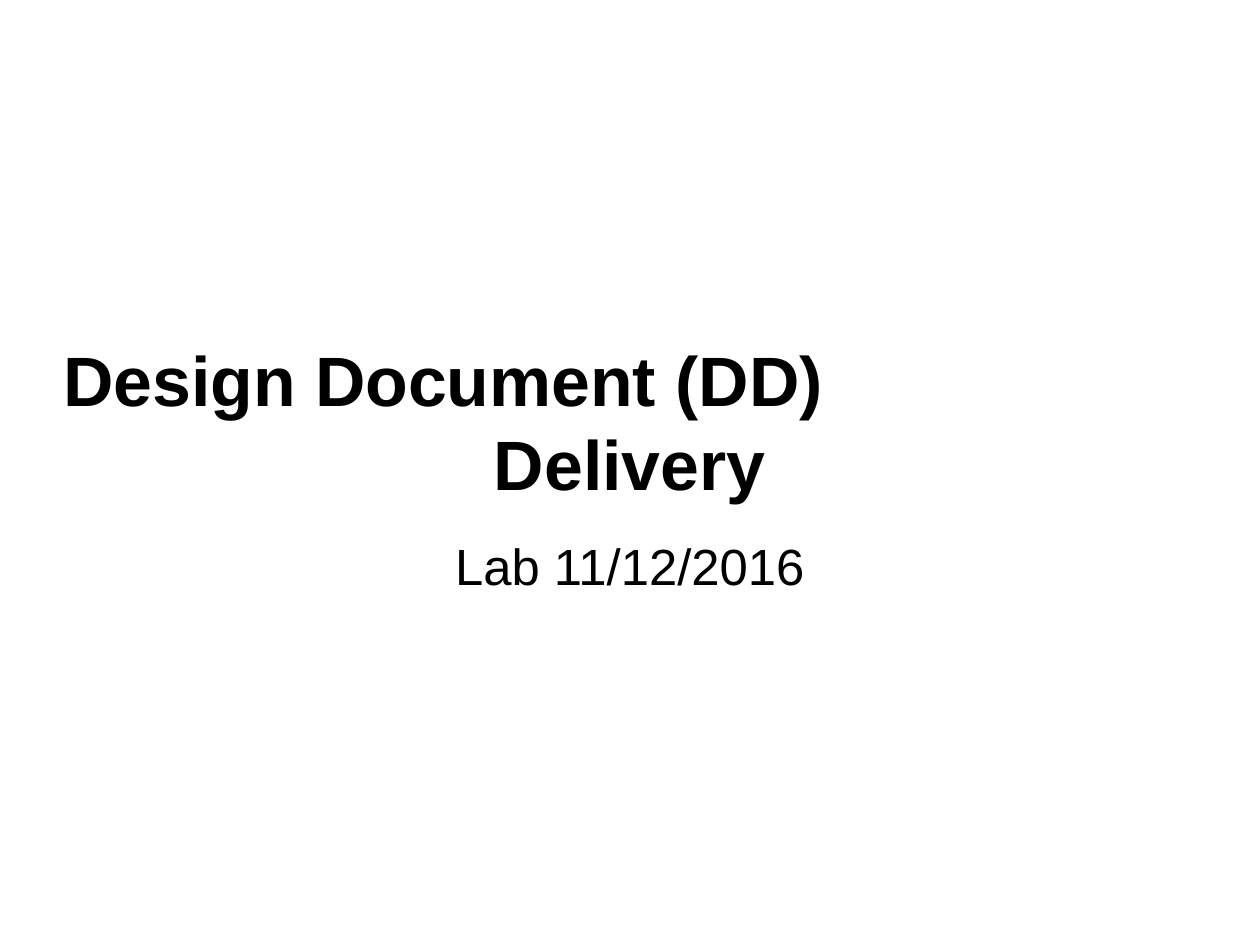
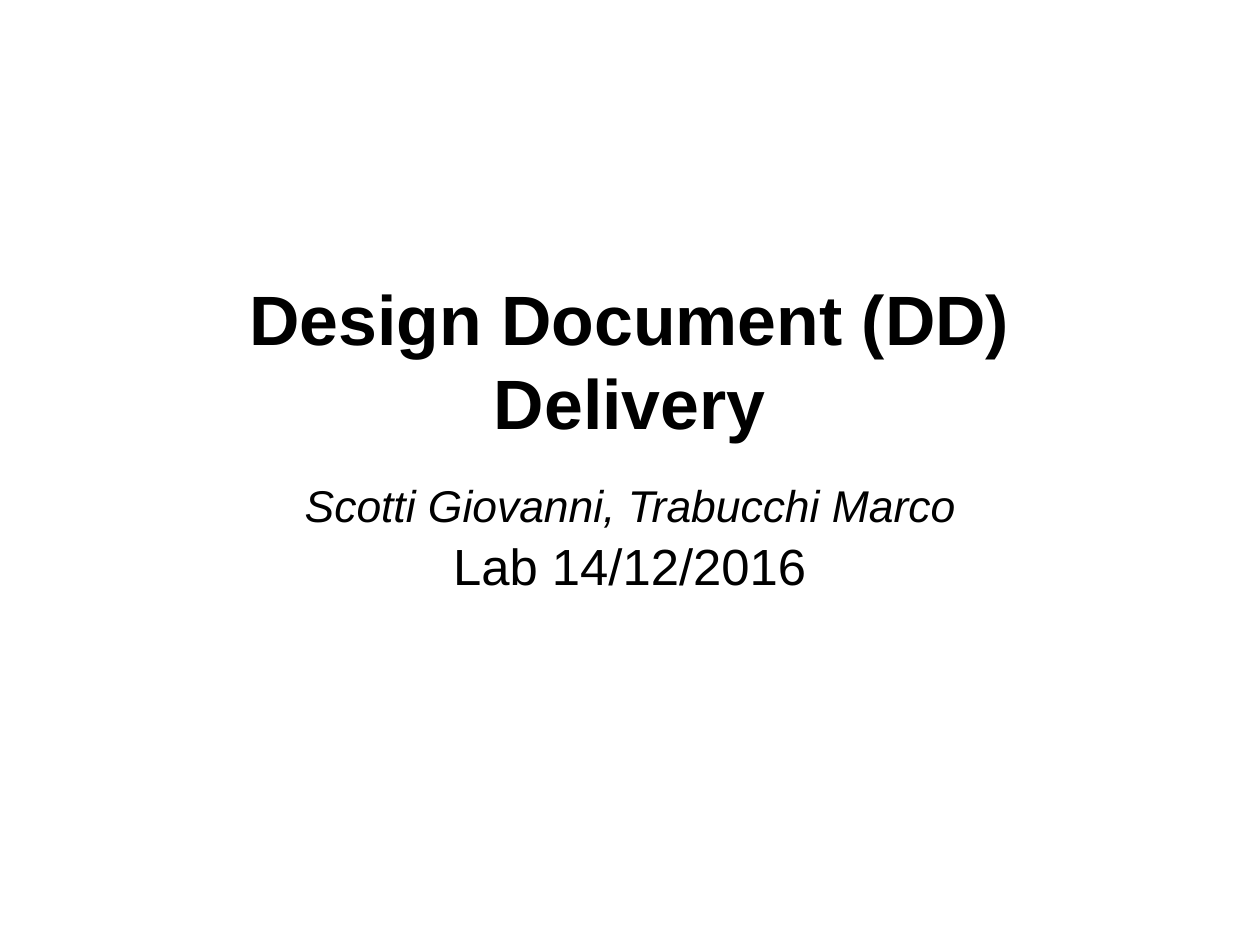
Before and after one commit to GiovanniScotti/PowerEnjoy-SEII-Project-Scotti-Trabucchi, a slide deck: slide 1 of DELIVERIES/DD_Delivery_Presentation.pptx. Drawn at 1260x945 pixels with LibreOffice and Linux fonts; fonts in the diff are those of the drawing. Boxes give left, top, right and bottom in pixels: in the first picture for what was removed or moved away, otherwise in the second. Text is boxed around its words. In the diff, an @@ line names an element or a change of style, - is before the commit and + after.

```diff
--- a/DELIVERIES/DD_Delivery_Presentation.pptx
+++ b/DELIVERIES/DD_Delivery_Presentation.pptx
@@ text at (249, 294, 1009, 528): text changed; size 44 to 28 pt; bold off; italic on @@
-Design Document (DD)
-Delivery
+Design Document (DD)
+Delivery
+Scotti Giovanni, Trabucchi Marco
@@ text at (453, 548, 806, 586): text changed @@
-Lab 11/12/2016
+Lab 14/12/2016
```
Also in this commit, not shown: 1 other slide changed.
